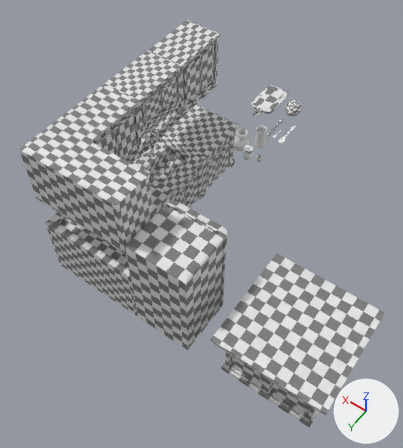
The Blender file Assets/Art/Models/lemon.blend: old version first, new version second.
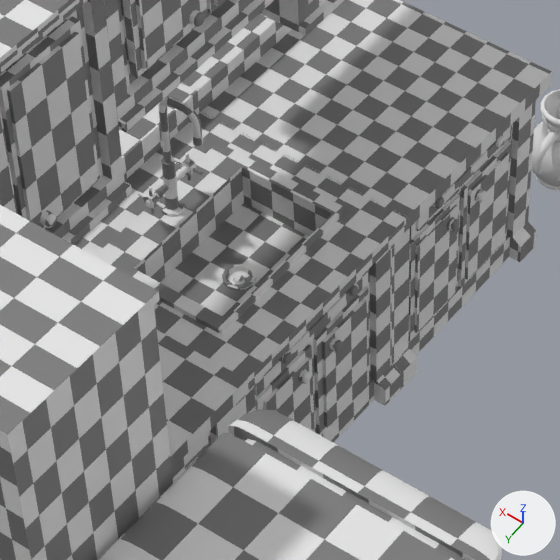
There are two pictures of each version: one whole from a camera (50 mm lens) standing at (-23.4, 53.51, 48.45) and looking at (-3.37, 25.45, 4.37), one close up on the part from 28% to 60% of the width and 24% to 52% of the height. Arrows for +X, +Y and +Z are at lower right; the lights stay in place.

Names of what the first close-up shows: 'BigCupboard_low', 'CornerCounter_low', 'CornerCupboard_low', 'Fridge_low', 'Sink_low', 'SmallCupboard_low', 'Sphere.001', 'counter_low'.
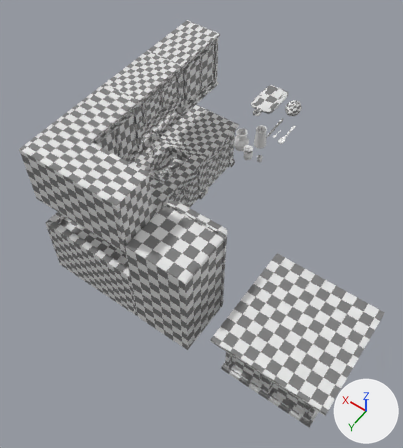
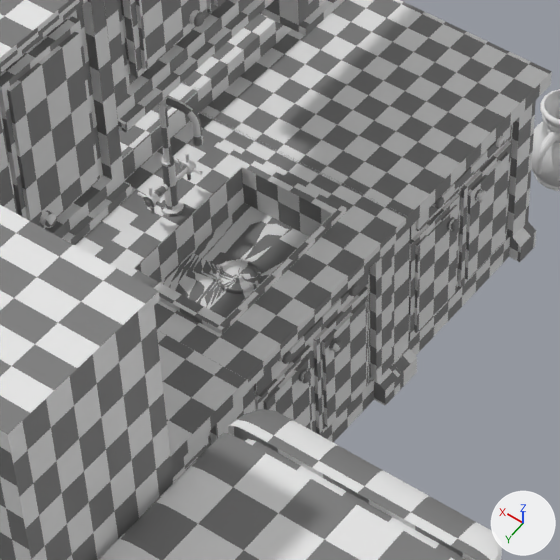
Location of each change, [x1, y1, x2, y2] in pixels of the close-ups (560 x 560 px):
part 1 of me_cube_010, built on
    before: [160, 203, 309, 318]
    after: [134, 167, 332, 318]
part 2 of me_cube_010, surface changed
    both: [75, 85, 406, 443]

The change, as a diff of the scene's bpy script:
```diff
--- a/Assets/Art/Models/lemon.blend.py
+++ b/Assets/Art/Models/lemon.blend.py
@@ me_cube_010 @@
 # used by ob_sink_low; location = (3.89, 22.39, 5.23)
-me_cube_010.from_pydata(...)  # 1651 vertices, 1639 faces; spans x -3.44..3.44, y -3.14..3.14, z -5.03..5.03
+me_cube_010.from_pydata(...)  # 1807 vertices, 1791 faces; spans x -3.44..3.44, y -3.14..3.14, z -5.03..5.03
+# me_cube_010 part 1: 4 vertices moved from x -1.16..-0.35, y -0.41..0.41, z 0.2 to x -1.71..0.31, y -1.54..1.54, z 0.2; 81 vertices removed from x -1.16..-0.35, y -0.41..0.41, z 0.12..0.25; 237 vertices added at x -2.03..0.68, y -2.05..2.05, z 0.16..0.29
+# me_cube_010 part 2: 1473 kept faces spanning x -3.44..3.44, y -3.14..3.14, z -5.03..5.03 get new texture (UV) coordinates
 me_cube_010.materials.append(mat_uv_material)
```
